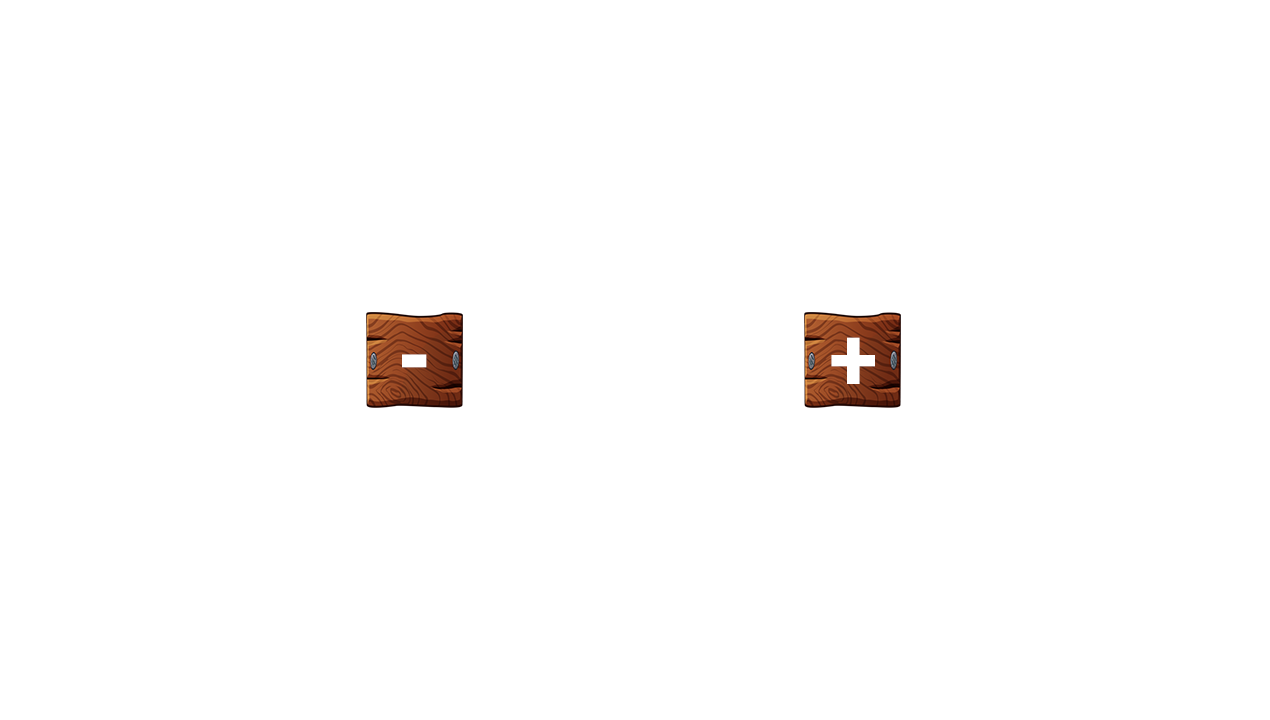
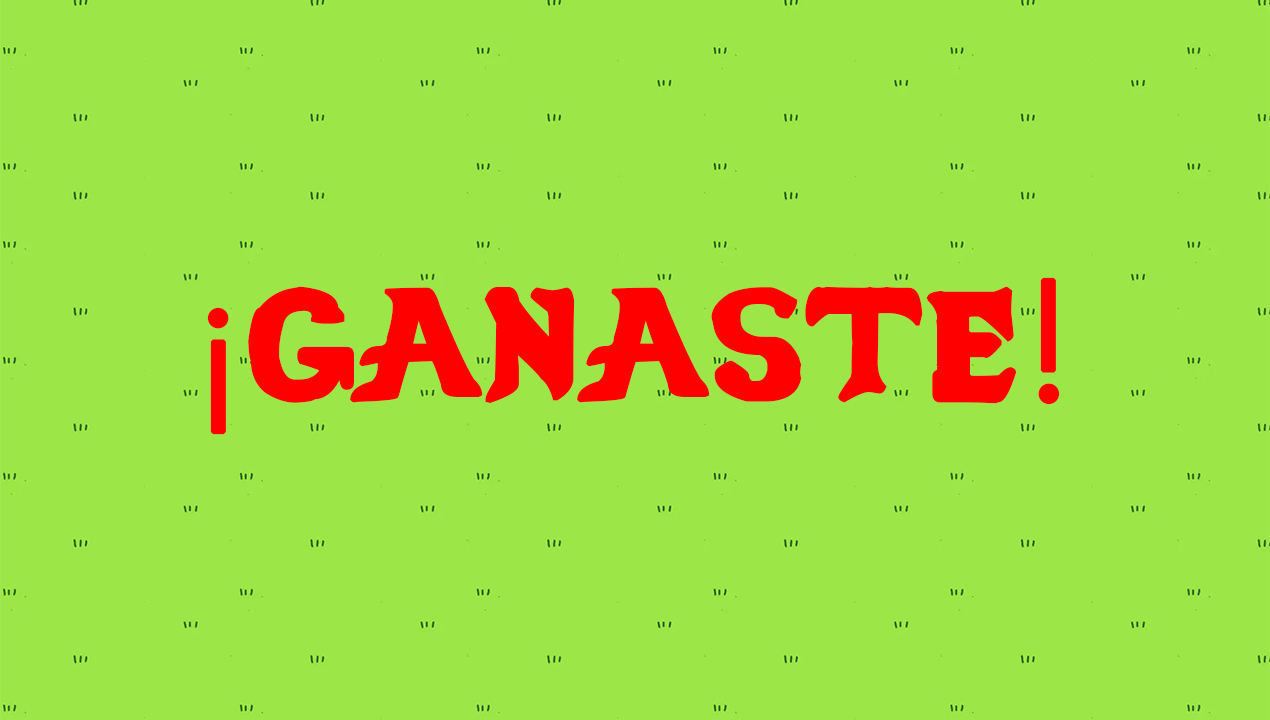
Layers edited between the first and the second 1270 x 720 image:
hid "-" over [402, 354, 427, 368]
hid "+" over [831, 337, 875, 384]
hid "wooden_plank" (1st of 3) over [804, 312, 901, 408]
hid "wooden_plank" (3rd of 3) over [366, 312, 463, 408]
added layer "¡GANASTE!" above "menu_fondo" over [207, 277, 1060, 435]
showed "menu_fondo" over [0, 0, 1270, 720]
